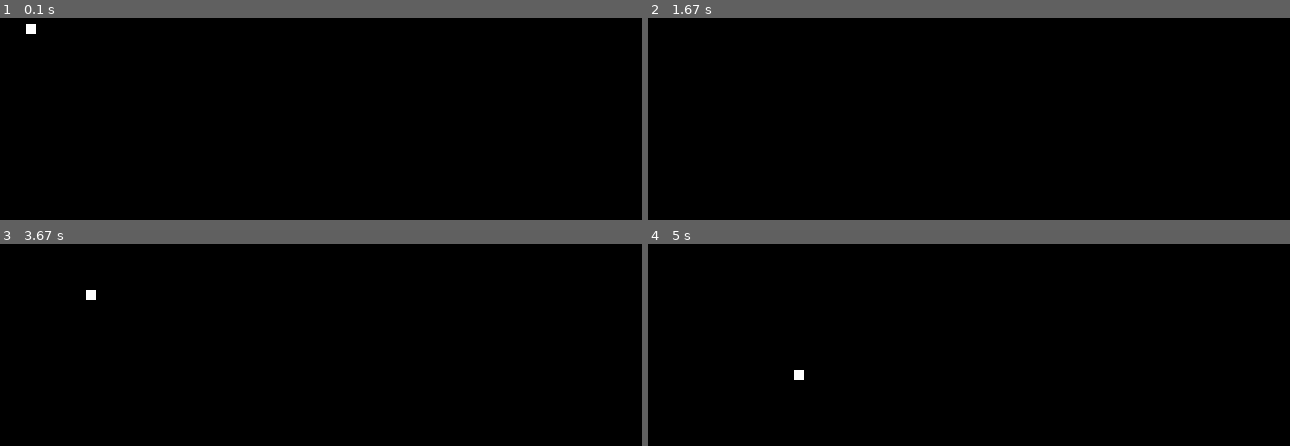
Above: before the commit, frames 1-4 (two rows, left to right).
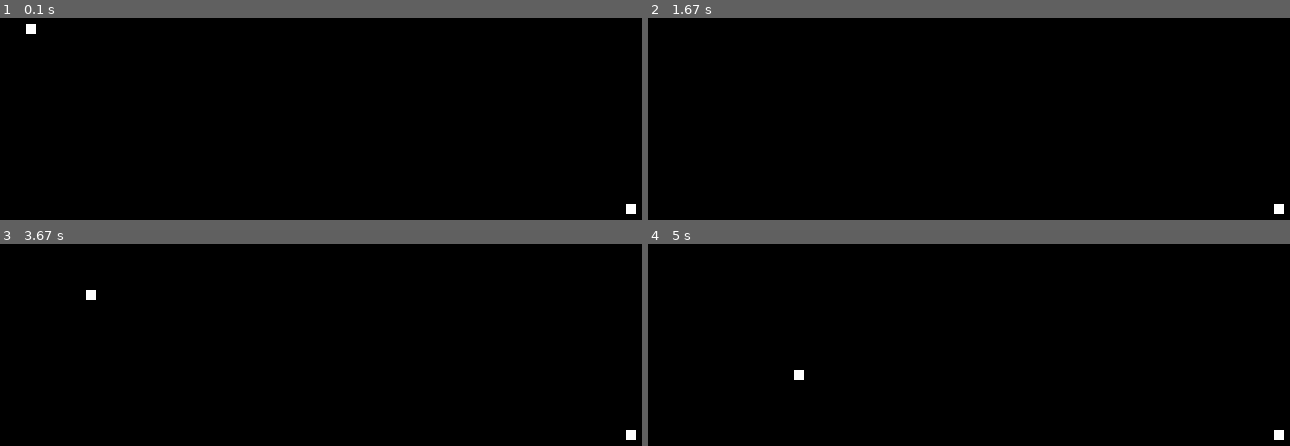
Above: after the commit, the same moments.

Repository: nkchns/pygame_project
Game: pygame game, started from main.py
The game is run twice, just before and just after one commit, with the same random seed, the same clock (stepped at 60 frames per second) and the same inputs.
Inputs:
- Up to frame 1 (0.1 s): no input
- Up to frame 2 (1.67 s): hold Up 0.83-1.3 s
- Up to frame 3 (3.67 s): hold Left 1.83-2.37 s; hold Down 2.4-2.7 s; hold Right from 3.57 s (still down)
- Up to frame 4 (5 s): release Right at 4.2 s; hold Down 4.23-4.6 s; hold Left from 4.63 s (still down)

The runs differ from the first frame. In frame 1, less than 0.1% of the frame differs, in the area x 97-100%, y 92-98%; in frame 2, less than 0.1%; in frame 3, less than 0.1%; in frame 4, less than 0.1%.

Commit message:
Механика еды

Diff:
--- a/main.py
+++ b/main.py
@@ -18,6 +18,7 @@
 food_pos = [random.randrange(10, 700, 10), random.randrange(10, 500, 10)]
 extra_food = [random.randrange(10, 700, 10), random.randrange(10, 500, 10)]
 
+
 def movement_mechanic(direction):
     if direction == 'up':
         snake_pos[1] -= 10
@@ -27,6 +28,33 @@
         snake_pos[0] += 10
     elif direction == 'left':
         snake_pos[0] -= 10
+
+
+def basic_eating_mechanic(snake_position, food_position):
+    global score, food_pos
+
+    snake_list.insert(0, list(snake_pos))
+    if snake_position == food_position:
+        score += 1
+        food_pos = [random.randrange(10, 700, 10), random.randrange(10, 500, 10)]
+        print(score)
+    else:
+        snake_list.pop()
+
+
+def extra_eating_mechanic(snake_position, extra_food_position):
+    global score, extra_food
+
+    snake_list.insert(0, list(snake_pos))
+    if snake_position == extra_food_position:
+        for i in range(4):
+            snake_list.insert(0, list(snake_pos))
+        score += 5
+        extra_food = [random.randrange(10, 700, 10), random.randrange(10, 500, 10)]
+        print(score)
+    else:
+        snake_list.pop()
+
 
 while running:
     for event in pygame.event.get():
@@ -49,9 +77,15 @@
     movement_mechanic(snake_direction)
 
     screen.fill(pygame.Color(0, 0, 0))
-    [pygame.draw.rect(screen, pygame.Color(255, 255, 255), pygame.Rect(i[0], i[1], 10, 10)) for i in snake_list]
 
-    snake_list.insert(0, list(snake_pos))
-    snake_list.pop()
+    if score % 10 != 0 or score == 0:
+        [pygame.draw.rect(screen, pygame.Color(255, 255, 255), pygame.Rect(i[0], i[1], 10, 10)) for i in snake_list]
+        pygame.draw.rect(screen, pygame.Color(255, 255, 255), pygame.Rect(food_pos[0], food_pos[1], 10, 10))
+        basic_eating_mechanic(snake_pos, food_pos)
+    elif score % 10 == 0:
+        [pygame.draw.rect(screen, pygame.Color(0, 255, 0), pygame.Rect(i[0], i[1], 10, 10)) for i in snake_list]
+        pygame.draw.rect(screen, pygame.Color(0, 255, 0), pygame.Rect(extra_food[0], extra_food[1], 10, 10))
+        extra_eating_mechanic(snake_pos, extra_food)
+
     pygame.display.flip()
     clock.tick(fps)
